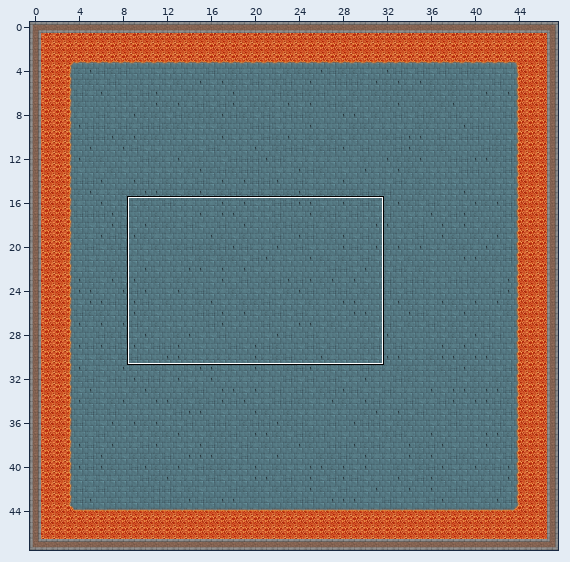
Two states of a Tiled map (JSON), assets/maps/doomsday-level1.json. Above: a wide view before the commit, with the close-up outlined.
Close-up. Before the edit:
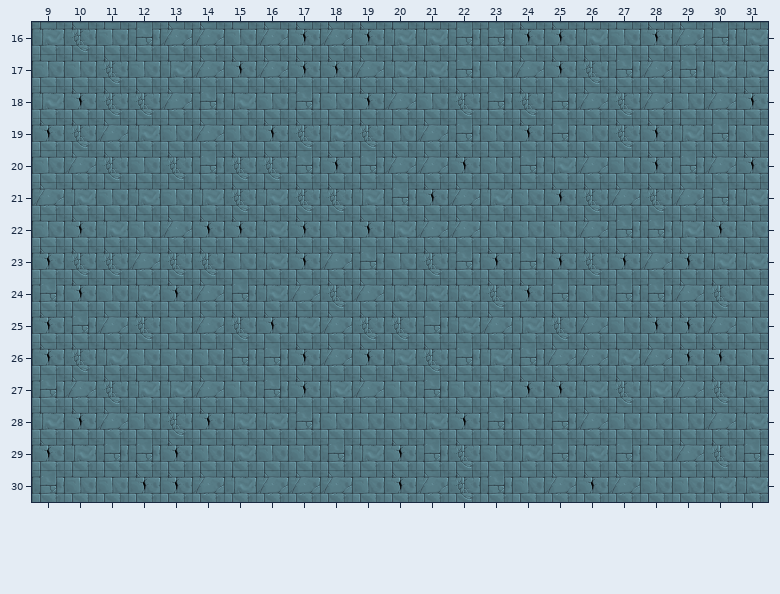
Cells are 64x64 px. Shown: x 9..31, y 16..30.
After:
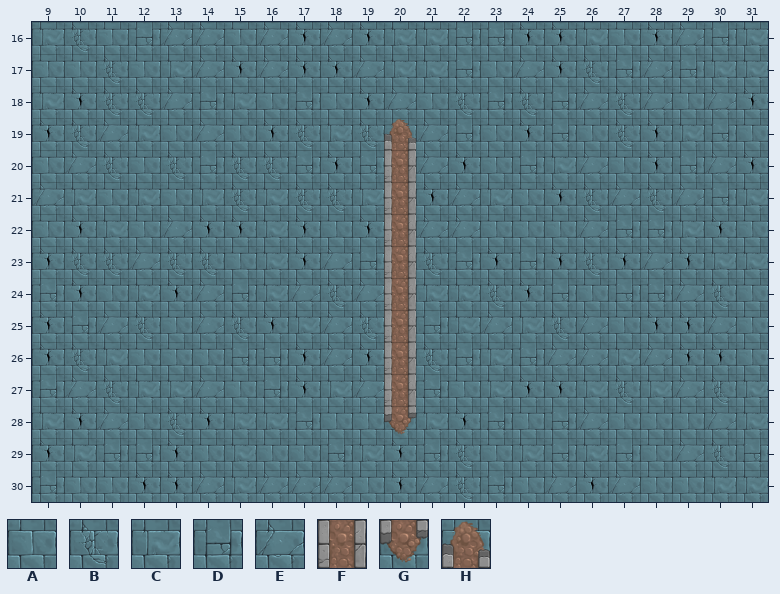
Key: from "dungeon": A 0, B 2, C 3, D 4, E 5, F 9, G 19, H 22.
_ is an empty cell.
The exact change:
Layer "Dungeon":
Tile F replaces tile A in row 23 at x 20; in row 27 at x 20.
Tile F replaces tile B in row 25 at x 20.
Tile F replaces tile C in row 22 at x 20; in row 24 at x 20; in row 26 at x 20.
Tile F replaces tile D in row 21 at x 20.
Tile F replaces tile E in row 20 at x 20.
Tile G replaces tile A in row 28 at x 20.
Tile H replaces tile A in row 19 at x 20.
